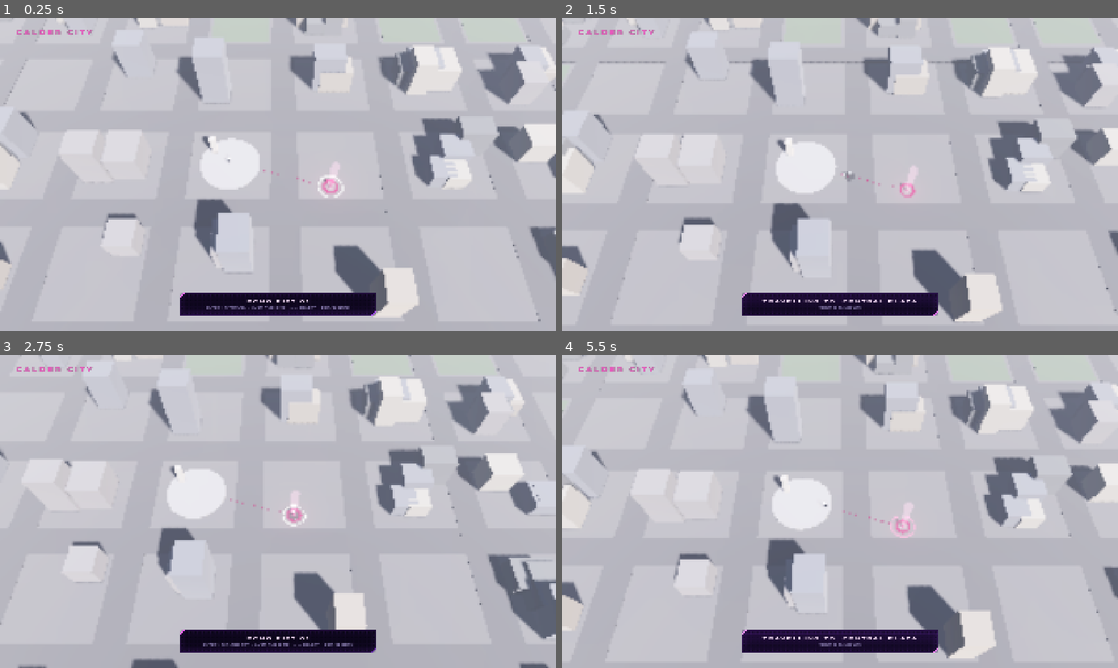
Above: before the commit, frames 1-4 (two rows, left to right).
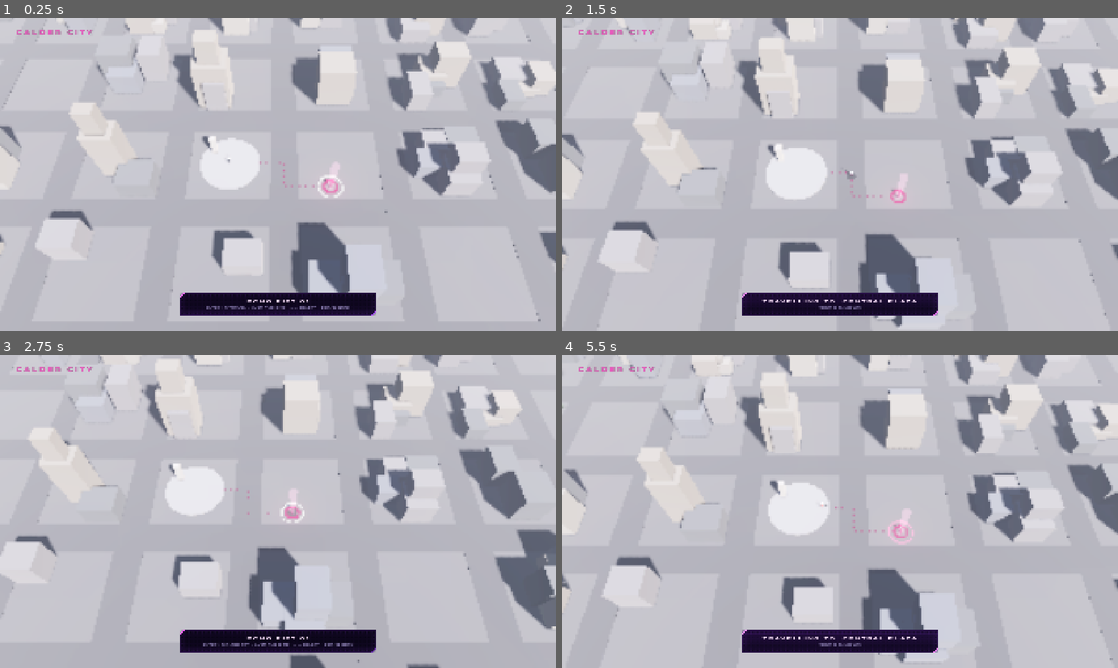
Above: after the commit, the same moments.

Repository: Melody-Visscher-Music/Echoes-In-My-Blood
Game: Godot game, scene res://scenes/story/StoryMap.tscn
Two runs of this game, one before a commit and one after it. Both use one fixed random seed, a clock stepped at 60 frames per second and the inputs below. This scene is started directly instead of the project's main scene.
Inputs (mouse positions are in pixels of both pictures, inside the frame that each line leads up to):
- Up to frame 1 (0.25 s): no input
- Up to frame 2 (1.5 s): tap Enter (ui_accept) at 0.5, 0.77, 1.07 s; move the mouse to (962, 158) at 0.52 s; hold Right (ui_right) 0.53-1.25 s; tap Space at 0.6 s; click (962, 158) at 0.67 s; drag from (728, 190) to (812, 237) at 1.27 s
- Up to frame 3 (2.75 s): move the mouse to (333, 442) at 2.02 s; hold Right (ui_right) from 2.03 s (still down); tap I at 2.1 s
- Up to frame 4 (5.5 s): release Right (ui_right) at 2.75 s; drag from (812, 574) to (673, 464) at 2.77 s; move the mouse to (1006, 558) at 3.52 s; hold Left (ui_left) 3.53-4.25 s; tap G at 3.6 s; tap Enter (ui_accept) at 3.77, 4.07 s; drag from (673, 464) to (756, 433) at 4.27 s; move the mouse to (867, 511) at 5.02 s; hold Down (ui_down) from 5.03 s (still down); tap E at 5.1 s; click (867, 511) at 5.17 s

The runs differ from the first frame. In frame 1, 16% of the frame differs, in the area x 0-100%, y 0-96%; in frame 2, 20%, in the area x 0-100%, y 0-100%; in frame 3, 16%; in frame 4, 18%.

Commit message:
Route story paths along city streets
Story routes no longer cut diagonally through blocks: they step onto the nearest street, follow the road grid, and turn back in at the destination. This updates the edge routing and route planning to build a single street-aligned polyline, keeps clearances in line with road spacing, and offsets path dots above the road slab to avoid z-fighting. It also widens the node clearance radius and speeds up walking to match the new roaded travel.

Diff:
--- a/data/story/story_map.json
+++ b/data/story/story_map.json
@@ -46,7 +46,7 @@
 			"across": -7.0,
 			"variant": "ground",
 			"connects_from": "hub",
-			"via": [[16.0, -3.0]],
+			"via": [],
 			"unlocked_by": []
 		},
 		{
@@ -85,7 +85,7 @@
 			"across": 4.0,
 			"variant": "wall",
 			"connects_from": "hub",
-			"via": [[18.0, -6.0]],
+			"via": [],
 			"unlocked_by": ["level_3"]
 		},
 		{
@@ -98,7 +98,7 @@
 			"across": -4.0,
 			"variant": "ground",
 			"connects_from": "level_3",
-			"via": [[58.0, 14.0], [72.0, 6.0]],
+			"via": [],
 			"unlocked_by": ["level_4"]
 		},
 		{
@@ -111,7 +111,7 @@
 			"across": -6.0,
 			"variant": "wall",
 			"connects_from": "level_4",
-			"via": [[62.0, 6.0]],
+			"via": [],
 			"unlocked_by": ["level_5"]
 		},
 		{
@@ -137,7 +137,7 @@
 			"across": -8.0,
 			"variant": "wall",
 			"connects_from": "hub",
-			"via": [[24.0, 6.0]],
+			"via": [],
 			"unlocked_by": ["level_7"]
 		},
 		{
@@ -163,7 +163,7 @@
 			"across": -6.0,
 			"variant": "wall",
 			"connects_from": "hub",
-			"via": [[26.0, -8.0]],
+			"via": [],
 			"unlocked_by": ["level_9"]
 		}
 	]
--- a/scripts/story/StoryCity.gd
+++ b/scripts/story/StoryCity.gd
@@ -31,7 +31,14 @@
 
 ## Metres of clearance kept around the route trails, so a building never sits on
 ## top of a path Meeko has to walk down.
-const PATH_CLEARANCE: float = 7.0
+##
+## Small on purpose now that routes run down the STREETS. A road is already an
+## 11 m gap between blocks, so a trail on a road centreline needs no clearance of
+## its own — and asking for the old 7 m would have culled every building on a
+## lot facing a used road, stripping the city back along each route. What this
+## still covers is the short spur from a rift out to its nearest road, which
+## does cross a block.
+const PATH_CLEARANCE: float = 2.5
 
 ## How far from a map node the city is actually built. The map camera shows
 ## roughly 120 m of ground and never leaves the nodes, so this is a generous
@@ -63,6 +70,109 @@
 var _unit_box: BoxMesh = null
 var _facade_mats: Array[StandardMaterial3D] = []
 var _building_count: int = 0
+
+
+# ── Road grid routing ────────────────────────────────────────────────────────
+## Where map routes come from. The grid lives here because this file is what
+## draws it — anything that wants to travel the city asks, rather than keeping a
+## second copy of the block pitch that can drift out of step with the roads.
+##
+## Routes used to be straight lines from rift to rift, which cut diagonally
+## across blocks and through buildings. They now step out to the nearest street,
+## drive the grid, and turn in at the far end, so both the dotted trail and Meeko
+## follow roads like anything else in a city would.
+
+## Centreline of the nearest north-south road to `x`. Roads sit at
+## `origin + i * BLOCK_PITCH - BLOCK_PITCH/2`, which is what _build_roads draws.
+static func nearest_road_x(x: float, origin_x: float) -> float:
+	var half: float = BLOCK_PITCH * 0.5
+	return origin_x + round((x - origin_x + half) / BLOCK_PITCH) * BLOCK_PITCH - half
+
+
+static func nearest_road_z(z: float, origin_z: float) -> float:
+	return nearest_road_x(z, origin_z)
+
+
+## Every street a position could reasonably step out onto: the road either side
+## of it on each axis, so four in all. Each entry is {"pos", "h"}, where h means
+## an east-west road (z fixed, free to travel in x).
+##
+## Both neighbours are offered, not just the nearer one. A block is bounded by
+## two roads on each axis and the useful one is whichever heads toward the
+## destination — the hub sits dead centre between four of them, so "nearest"
+## there is a coin toss that was sending routes off the wrong way entirely.
+static func _access_candidates(pos: Vector3, origin: Vector3) -> Array[Dictionary]:
+	var half: float = BLOCK_PITCH * 0.5
+	var out: Array[Dictionary] = []
+	var zi: float = floor((pos.z - origin.z + half) / BLOCK_PITCH)
+	var xi: float = floor((pos.x - origin.x + half) / BLOCK_PITCH)
+	for k: float in [0.0, 1.0]:
+		out.append({"pos": Vector3(pos.x, pos.y, origin.z + (zi + k) * BLOCK_PITCH - half), "h": true})
+		out.append({"pos": Vector3(origin.x + (xi + k) * BLOCK_PITCH - half, pos.y, pos.z), "h": false})
+	return out
+
+
+## An on-road polyline from `a` to `b`: a spur onto the street, at most two turns
+## along the grid, then a spur in at the far end. Corners always land on real
+## intersections, so no leg ever crosses a block.
+##
+## Picks the shortest of every access pairing rather than trying to reason about
+## which street is "right". Sixteen candidate routes per edge, built once when
+## the map loads — far cheaper than the special cases the alternative needs.
+static func road_route(a: Vector3, b: Vector3, origin: Vector3) -> PackedVector3Array:
+	var best := PackedVector3Array()
+	var best_len: float = INF
+	for ca: Dictionary in _access_candidates(a, origin):
+		for cb: Dictionary in _access_candidates(b, origin):
+			var cand: PackedVector3Array = _route_between(a, b, ca, cb, origin)
+			var total: float = 0.0
+			for i in range(1, cand.size()):
+				total += cand[i].distance_to(cand[i - 1])
+			if total < best_len:
+				best_len = total
+				best = cand
+	return best
+
+
+static func _route_between(a: Vector3, b: Vector3, ca: Dictionary, cb: Dictionary,
+		origin: Vector3) -> PackedVector3Array:
+	var ap: Vector3 = ca["pos"]
+	var bp: Vector3 = cb["pos"]
+	var a_h: bool = ca["h"]
+	var b_h: bool = cb["h"]
+
+	var pts := PackedVector3Array([a, ap])
+
+	if a_h and b_h:
+		if not is_equal_approx(ap.z, bp.z):
+			# Two east-west roads: drive across, turn up the destination's
+			# column, then turn onto its street.
+			var vx: float = nearest_road_x(bp.x, origin.x)
+			pts.append(Vector3(vx, a.y, ap.z))
+			pts.append(Vector3(vx, a.y, bp.z))
+	elif not a_h and not b_h:
+		if not is_equal_approx(ap.x, bp.x):
+			var vz: float = nearest_road_z(bp.z, origin.z)
+			pts.append(Vector3(ap.x, a.y, vz))
+			pts.append(Vector3(bp.x, a.y, vz))
+	elif a_h:
+		pts.append(Vector3(bp.x, a.y, ap.z))    # turn onto b's column
+	else:
+		pts.append(Vector3(ap.x, a.y, bp.z))    # turn onto b's row
+
+	pts.append(bp)
+	pts.append(b)
+	return _dedupe(pts)
+
+
+## Drops points that land on top of each other, which the corner cases above
+## produce whenever two legs happen to share a road.
+static func _dedupe(pts: PackedVector3Array) -> PackedVector3Array:
+	var out := PackedVector3Array()
+	for p: Vector3 in pts:
+		if out.is_empty() or out[out.size() - 1].distance_to(p) > 0.5:
+			out.append(p)
+	return out
 
 
 ## Shared facade look, so StoryRift's wall variant reads as the same city fabric
--- a/scripts/story/StoryMap.gd
+++ b/scripts/story/StoryMap.gd
@@ -189,7 +189,7 @@
 	# not opened yet either), and every route trail.
 	var keep_clear: Array[Dictionary] = [{"pos": _data.hub_position, "radius": 16.0}]
 	for id: String in _data.order:
-		keep_clear.append({"pos": _data.position_of(id), "radius": 13.0})
+		keep_clear.append({"pos": _data.position_of(id), "radius": 15.0})
 
 	var paths: Array[PackedVector3Array] = []
 	for edge: Dictionary in _data.edges():
@@ -486,19 +486,9 @@
 		return
 	if id == _at_node:
 		return
-	var route: PackedStringArray = _data.route(_at_node, id)
-	var points: PackedVector3Array = _data.waypoints(route)
-	# waypoints() interleaves the authored bends between node positions, so the
-	# id list has to be rebuilt in step with it — a bend is not a node.
-	var ids: PackedStringArray = PackedStringArray()
-	if route.size() > 0:
-		ids.append(route[0])
-		for i in range(1, route.size()):
-			for _bend: Vector3 in _data.edge_via(route[i - 1], route[i]):
-				ids.append("")
-			ids.append(route[i])
+	var plan: Dictionary = _data.travel_plan(_data.route(_at_node, id))
 	_set_selected(id)
-	_walker.walk(points, ids, id)
+	_walker.walk(plan["points"], plan["ids"], id)
 	_update_hud()
 
 
@@ -706,15 +696,11 @@
 
 # ── Graph helpers ────────────────────────────────────────────────────────────
 
-## The full polyline for one edge: parent position, the authored bends, child
-## position. Shared by the trail visuals, the walker's route and the city's
-## keep-clear test, so all three agree on where a path actually runs.
+## The full polyline for one edge, routed along the streets. Shared by the trail
+## visuals, the walker's route and the city's keep-clear test, so all three agree
+## on where a path actually runs.
 func _edge_points(from_id: String, to_id: String) -> PackedVector3Array:
-	var points := PackedVector3Array([_data.position_of(from_id)])
-	for bend: Vector3 in _data.edge_via(from_id, to_id):
-		points.append(bend)
-	points.append(_data.position_of(to_id))
-	return points
+	return _data.edge_points(from_id, to_id)
 
 
 static func _link_key(from_id: String, to_id: String) -> String:
--- a/scripts/story/StoryMapData.gd
+++ b/scripts/story/StoryMapData.gd
@@ -372,20 +372,55 @@
 	return out
 
 
-## World-space waypoints for a route, with each edge's authored `via` points
-## folded in (and reversed when the edge is walked toward the hub). This is what
-## the walker follows and what the path visuals are drawn from, so a curve
-## authored once bends both.
+## The world-space polyline for one edge, routed along the city's streets rather
+## than cut straight across the blocks. Authored `via` points still work — they
+## become intermediate stops, and each leg between them is road-routed too.
+##
+## This is the single source of both the dotted trail and the walker's route, so
+## Meeko physically walks the line that is drawn.
+func edge_points(a: String, b: String) -> PackedVector3Array:
+	var stops := PackedVector3Array([position_of(a)])
+	for bend: Vector3 in edge_via(a, b):
+		stops.append(bend)
+	stops.append(position_of(b))
+
+	var out := PackedVector3Array()
+	for i in range(1, stops.size()):
+		var leg: PackedVector3Array = StoryCity.road_route(stops[i - 1], stops[i], hub_position)
+		for j in leg.size():
+			if i > 1 and j == 0:
+				continue    # the previous leg already ended on this point
+			out.append(leg[j])
+	return out
+
+
+## World-space waypoints for a whole route, road-routed end to end.
 func waypoints(route_ids: PackedStringArray) -> PackedVector3Array:
-	var out := PackedVector3Array()
+	return travel_plan(route_ids).get("points", PackedVector3Array())
+
+
+## Points plus the node id reached at each one ("" for a street corner), kept in
+## step by being built together. They used to be assembled separately — the map
+## rebuilt the id list by counting `via` points — which only held while a leg was
+## a straight line. Road routing inserts corners, so anything counting hops would
+## now silently mis-label which waypoint is a rift.
+##
+## Returns {"points": PackedVector3Array, "ids": PackedStringArray}.
+func travel_plan(route_ids: PackedStringArray) -> Dictionary:
+	var points := PackedVector3Array()
+	var ids := PackedStringArray()
 	if route_ids.is_empty():
-		return out
-	out.append(position_of(route_ids[0]))
+		return {"points": points, "ids": ids}
+
+	points.append(position_of(route_ids[0]))
+	ids.append(route_ids[0])
 	for i in range(1, route_ids.size()):
-		for p: Vector3 in edge_via(route_ids[i - 1], route_ids[i]):
-			out.append(p)
-		out.append(position_of(route_ids[i]))
-	return out
+		var leg: PackedVector3Array = edge_points(route_ids[i - 1], route_ids[i])
+		# Skip the leg's first point: the previous leg already ended there.
+		for j in range(1, leg.size()):
+			points.append(leg[j])
+			ids.append(route_ids[i] if j == leg.size() - 1 else "")
+	return {"points": points, "ids": ids}
 
 
 ## The `via` points on the edge between two adjacent route entries, oriented for
--- a/scripts/story/StoryPathLink.gd
+++ b/scripts/story/StoryPathLink.gd
@@ -81,7 +81,9 @@
 		m.emission_energy_multiplier = CALM_ENERGY
 		m.shading_mode               = BaseMaterial3D.SHADING_MODE_UNSHADED
 		dot.material_override = m
-		dot.position = p + Vector3(0.0, 0.06, 0.0)
+		# Clear of the road slab's top face (roads top out at y = 0.07), so the
+		# dots never z-fight with the street they now run down.
+		dot.position = p + Vector3(0.0, 0.11, 0.0)
 		add_child(dot)
 		_dots.append(dot)
 		_mats.append(m)
--- a/scripts/story/StoryWalker.gd
+++ b/scripts/story/StoryWalker.gd
@@ -30,7 +30,7 @@
 
 ## Metres per second on the map for a SHORT hop. Map travel is meant to feel
 ## brisk but readable.
-@export var walk_speed: float = 16.0
+@export var walk_speed: float = 20.0
 ## A cross-map trek is walked faster than a hop between two rifts in the same
 ## cluster. Routes here are not equal: stepping between rifts 2 and 3 is 12 m,
 ## while going from rift 5 back round to rift 6 crosses the whole city through
